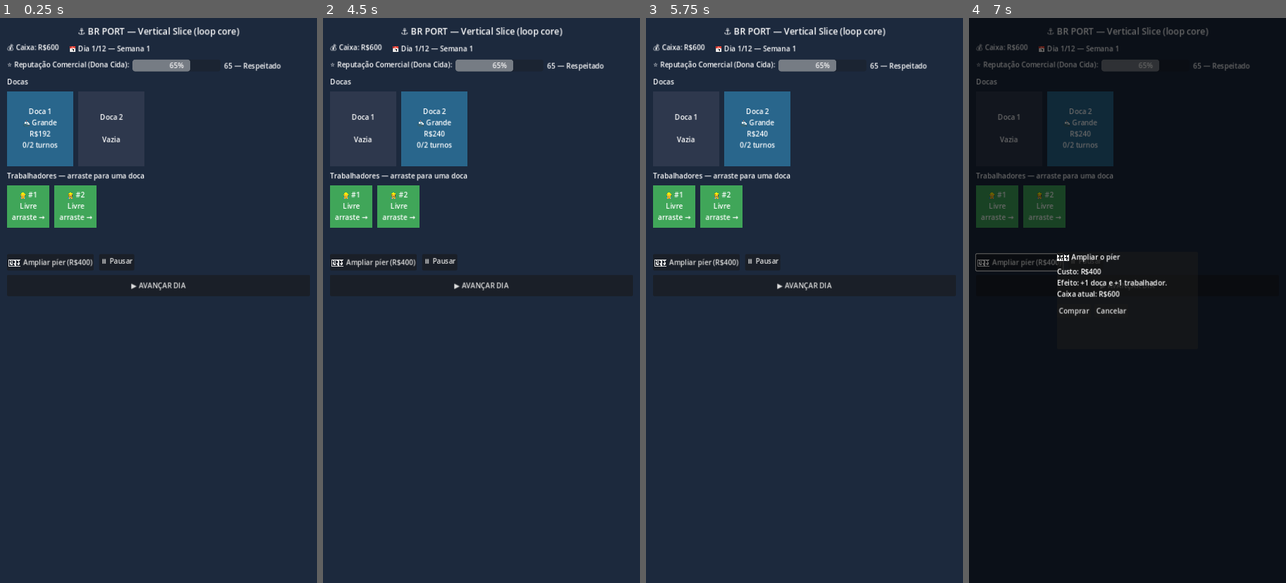
Above: before the commit, frames 1-4 (left to right).
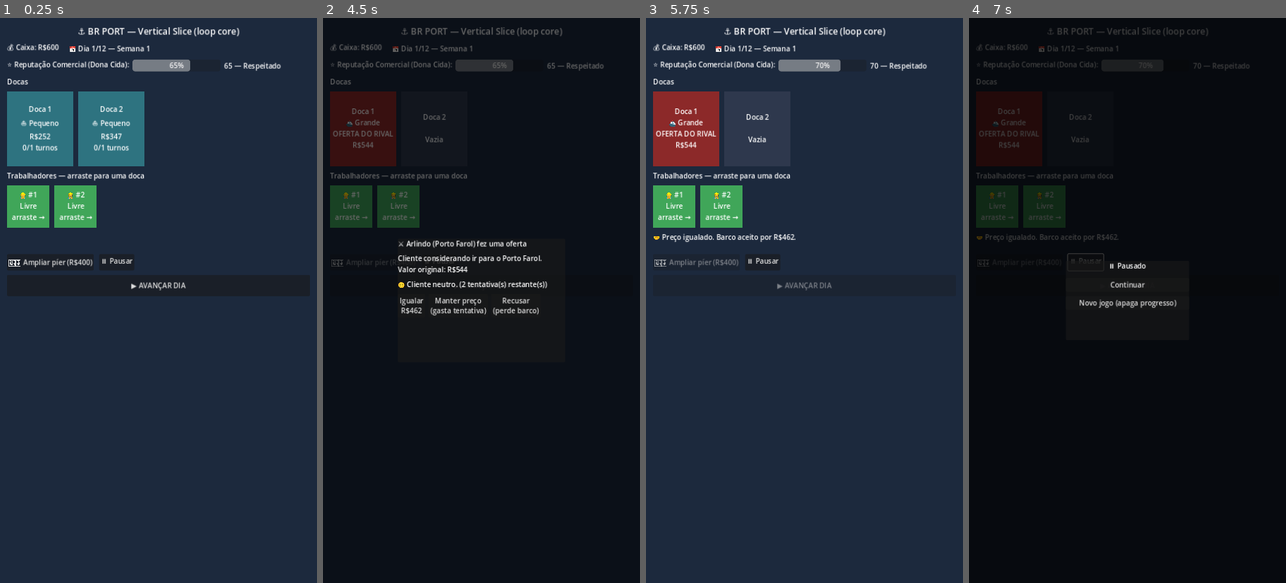
Above: after the commit, the same moments.

Repository: Brunoleon98/br-port
Game: Godot game, scene res://scenes/Main.tscn
Same seed, same stepped clock (60 frames per second), same inputs: the game is played once before the commit and once after it.
Inputs (mouse positions are in pixels of both pictures, inside the frame that each line leads up to):
- Up to frame 1 (0.25 s): no input
- Up to frame 2 (4.5 s): click "🏗️ Ampliar píer (R$400)" at 0.5 s; click "⏸ Pausar" at 1.25 s; click "▶ AVANÇAR DIA" at 2 s; click "Comprar" at 2.75 s; click "⏸ Pausar" at 3.5 s; click "Novo jogo (apaga progresso)" at 4.25 s
- Up to frame 3 (5.75 s): click (734, 306) at 5 s, where only the run after the commit has a clickable "Igualar R$462"
- Up to frame 4 (7 s): click (1019, 260) at 5.75 s, where only the run before the commit has a clickable "🏗️ Ampliar píer (R$400)"; click "⏸ Pausar" at 6.5 s

The runs differ from the first frame. In frame 1, 3.1% of the frame differs, in the area x 6-46%, y 13-27%; in frame 2, 96%, in the area x 0-100%, y 0-100%; in frame 3, 6.1%; in frame 4, 7.2%.

Commit message:
Raise boat value and arrival frequency to make the parcela reachable
Previous tuning (pier income alone) still left the R$8,000 debt out
of reach — optimized simulated playthroughs averaged ~R$1,300-4,750,
well under the target. Per the user's choice, closed the gap through
the boats instead of lowering the parcela: raised the value ranges
(small R$150-260 -> R$240-420, large R$260-480 -> R$420-760) and
changed boat spawning from "at most 1 boat/turn" to an independent
arrival chance per empty dock, so all docks stay busier.

These values now sit noticeably above the GDD's literal Fase-1
"Valor de contratos" (R$80-300) — flagged inline as # TUNING, since
closing an 8k/4-week gap through boats alone required it.

Re-ran the headless simulation 8x with a greedy-but-not-perfect
scripted playthrough (always match the rival, buy the upgrade ASAP):
4 wins / 4 losses, margins of R$690-1,354 on wins and R$170-1,135
short on losses. That's the "tight, not guaranteed" pressure the
GDD describes for its own economy ("fecha... mas sem gordura"), so
this feels like a reasonable resting point pending a real playtest.

Diff:
--- a/brport_vs/autoload/GameState.gd
+++ b/brport_vs/autoload/GameState.gd
@@ -38,12 +38,12 @@
 const PIER_SLOTS := 6                   # GDD "Margem operacional base": 6 vagas de píer
 const PIER_RATE_PER_SLOT := 40          # GDD "Margem operacional base": R$40/vaga -> R$240/sem
 
-const BOAT_VALUE_SMALL_MIN := 80        # GDD "Valor de contratos" Fase 1: R$80–300
-const BOAT_VALUE_SMALL_MAX := 150
-const BOAT_VALUE_LARGE_MIN := 150
-const BOAT_VALUE_LARGE_MAX := 300
+const BOAT_VALUE_SMALL_MIN := 240       # TUNING: acima do "Valor de contratos" da GDD (R$80-300)
+const BOAT_VALUE_SMALL_MAX := 420       # — necessário pra parcela de R$8.000 caber em 4 semanas
+const BOAT_VALUE_LARGE_MIN := 420
+const BOAT_VALUE_LARGE_MAX := 760
 const BOAT_LARGE_CHANCE := 0.4          # TUNING
-const BOAT_ARRIVAL_CHANCE := 0.75       # TUNING: chance de 1 barco novo por turno
+const BOAT_ARRIVAL_CHANCE := 0.75       # TUNING: chance POR doca vazia de chegar barco no turno
 
 const RIVAL_TRIGGER_CHANCE := 0.30      # Protótipo validado (Arlindo — dumping)
 const RIVAL_DISCOUNT := 0.15            # Protótipo validado — 15% de desconto
@@ -332,20 +332,24 @@
 
 
 func _spawn_boats() -> void:
-	if _rng.randf() > BOAT_ARRIVAL_CHANCE:
-		return
-	var empty_indices: Array = []
+	# Cada doca vazia tem sua própria chance de receber barco (em vez de
+	# no máximo 1 barco por turno) — aumenta a frequência de chegada e
+	# mantém as docas ocupadas com mais consistência.
+	var newly_spawned: Array = []
 	for i in range(docks.size()):
-		if docks[i]["boat"] == null:
-			empty_indices.append(i)
-	if empty_indices.is_empty():
-		return
-	var idx: int = empty_indices[_rng.randi_range(0, empty_indices.size() - 1)]
-	docks[idx]["boat"] = _make_boat()
+		if docks[i]["boat"] != null:
+			continue
+		if _rng.randf() > BOAT_ARRIVAL_CHANCE:
+			continue
+		docks[i]["boat"] = _make_boat()
+		newly_spawned.append(i)
+	if newly_spawned.is_empty():
+		return
 	boats_spawned.emit()
 
-	# Chance de oferta do rival (Arlindo) sobre o barco recém-chegado.
+	# No máximo 1 oferta do rival (Arlindo) por turno, sobre um dos barcos novos.
 	if _rng.randf() < RIVAL_TRIGGER_CHANCE:
+		var idx: int = newly_spawned[_rng.randi_range(0, newly_spawned.size() - 1)]
 		docks[idx]["boat"]["rival"] = true
 		pending_rival_dock = idx
 		phase = "rival_offer"
